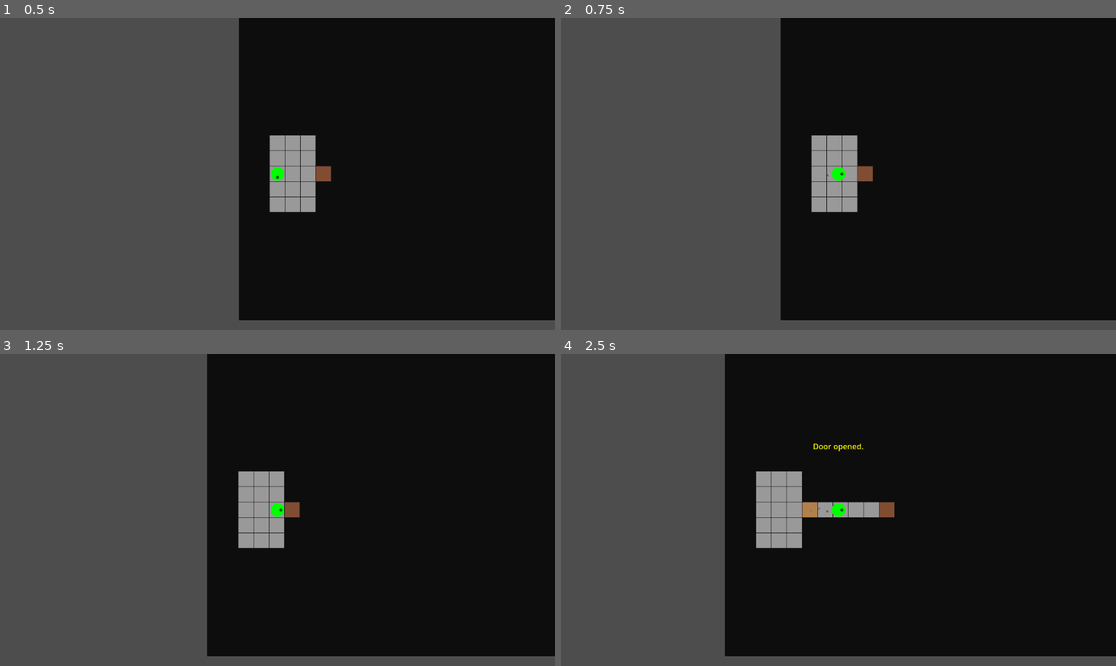
Above: before the commit, frames 1-4 (two rows, left to right).
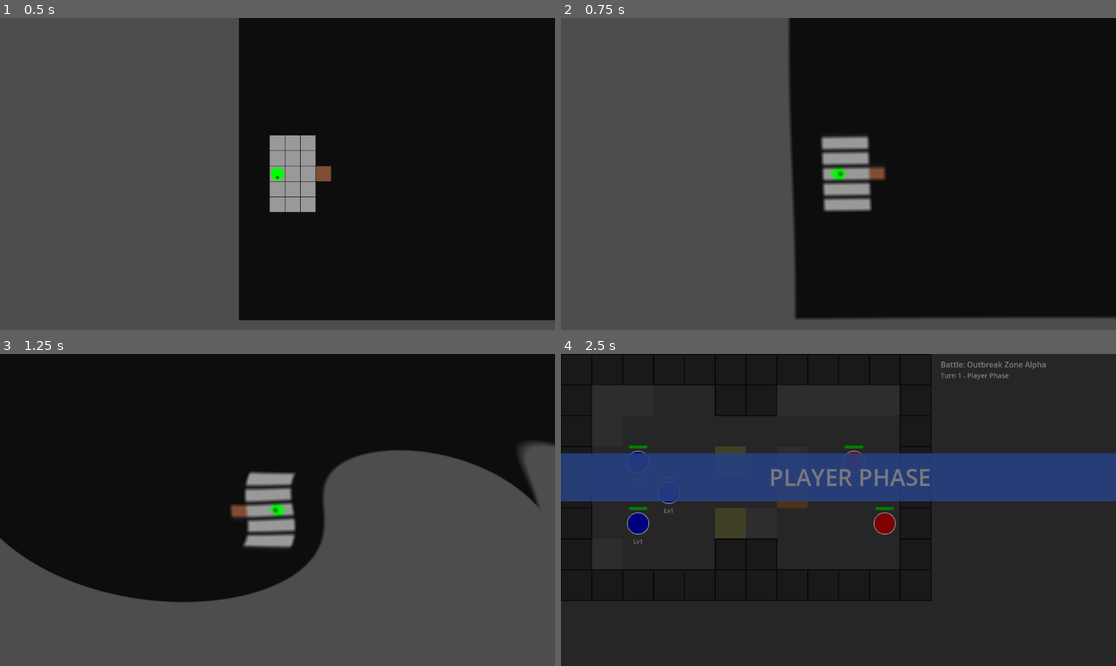
Above: after the commit, the same moments.

Repository: thoersch/SurhoriaTactica
Game: Godot game, scene res://scenes/WorldScene.tscn
Same seed, same stepped clock (60 frames per second), same inputs: the game is played once before the commit and once after it.
Inputs (mouse positions are in pixels of both pictures, inside the frame that each line leads up to):
- Up to frame 1 (0.5 s): no input
- Up to frame 2 (0.75 s): tap Enter (ui_accept) at 0.5 s; move the mouse to (960, 158) at 0.52 s; hold Right (ui_right) from 0.53 s (still down); tap Space at 0.6 s; click (960, 158) at 0.67 s
- Up to frame 3 (1.25 s): keep holding Right (ui_right); tap Enter (ui_accept) at 0.77 s
- Up to frame 4 (2.5 s): release Right (ui_right) at 1.25 s; drag from (727, 525) to (810, 572) at 1.27 s; tap Enter (ui_accept) at 2 s; move the mouse to (894, 441) at 2.02 s; hold Right (ui_right) from 2.03 s (still down); tap 1 at 2.1 s; click (894, 441) at 2.17 s; tap Space at 2.3 s

Frame 1 is identical in both runs. In frame 2, 4.5% of the frame differs, in the area x 39-100%, y 0-97%; in frame 3, 60%; in frame 4, 88%, in the area x 0-100%, y 0-100%.
Error after the commit: Parse Error: Class "BattleItemUI" hides a global script class. (res://scripts/battle/BattleItemUI.gd:2)

Commit message:
adds audio and better scene transitions

Diff:
--- a/project.godot
+++ b/project.godot
@@ -18,6 +18,8 @@
 [autoload]
 
 GameManager="*res://scripts/world/GameManager.gd"
+AudioManager="*res://scripts/AudioManager.gd"
+TransitionManager="*res://scripts/world/TransitionManager.gd"
 
 [rendering]
 
--- /dev/null
+++ b/scripts/AudioManager.gd
@@ -0,0 +1,188 @@
+extends Node
+
+var ambient_player: AudioStreamPlayer
+var music_player: AudioStreamPlayer
+var sfx_player: AudioStreamPlayer
+var footstep_player: AudioStreamPlayer
+
+var current_ambient: String = ""
+var current_music: String = ""
+var is_in_battle: bool = false
+
+const AUDIO_PATHS = {
+	"ambient_world": "res://audio/ambient/world_ambient.ogg",
+	"music_battle": "res://audio/music/battle_theme.ogg",
+	"door_open": "res://audio/sfx/door_open.ogg",
+	"door_locked": "res://audio/sfx/door_locked.ogg",
+	"door_unlock": "res://audio/sfx/door_unlock.ogg",
+	"stairs": "res://audio/sfx/stairs.ogg",
+	"footstep": "res://audio/sfx/footstep.ogg",
+	"item_pickup": "res://audio/sfx/item_pickup.ogg",
+	"battle_start": "res://audio/sfx/battle_start.ogg"
+}
+
+var ambient_volume: float = 0.5
+var music_volume: float = 0.7
+var sfx_volume: float = 0.8
+
+func _ready():
+	ambient_player = AudioStreamPlayer.new()
+	ambient_player.name = "AmbientPlayer"
+	ambient_player.bus = "Master"
+	add_child(ambient_player)
+
+	music_player = AudioStreamPlayer.new()
+	music_player.name = "MusicPlayer"
+	music_player.bus = "Master"
+	add_child(music_player)
+
+	sfx_player = AudioStreamPlayer.new()
+	sfx_player.name = "SFXPlayer"
+	sfx_player.bus = "Master"
+	add_child(sfx_player)
+
+	footstep_player = AudioStreamPlayer.new()
+	footstep_player.name = "FootstepPlayer"
+	footstep_player.bus = "Master"
+	add_child(footstep_player)
+
+	update_volumes()
+
+func update_volumes():
+	ambient_player.volume_db = linear_to_db(ambient_volume)
+	music_player.volume_db = linear_to_db(music_volume)
+	sfx_player.volume_db = linear_to_db(sfx_volume)
+	footstep_player.volume_db = linear_to_db(sfx_volume * 0.8)
+
+func play_ambient(ambient_name: String, fade_duration: float = 2.0):
+	if current_ambient == ambient_name and ambient_player.playing:
+		return
+
+	if ambient_player.playing:
+		await fade_out_ambient(fade_duration / 2.0)
+
+	var audio_path = AUDIO_PATHS.get(ambient_name, "")
+	if audio_path == "":
+		push_warning("Ambient sound not found: " + ambient_name)
+		return
+
+	if not FileAccess.file_exists(audio_path):
+		print("Audio file not found (will be added later): " + audio_path)
+		return
+
+	var stream = load(audio_path)
+	if stream:
+		ambient_player.stream = stream
+		ambient_player.volume_db = linear_to_db(0.0)
+		ambient_player.play()
+		current_ambient = ambient_name
+		await fade_in_ambient(fade_duration / 2.0)
+
+func stop_ambient(fade_duration: float = 2.0):
+	if ambient_player.playing:
+		await fade_out_ambient(fade_duration)
+		current_ambient = ""
+
+func fade_in_ambient(duration: float):
+	var tween = create_tween()
+	var target_db = linear_to_db(clamp(ambient_volume, 0.0001, 1.0))
+	tween.tween_property(ambient_player, "volume_db", target_db, duration)
+	await tween.finished
+
+func fade_out_ambient(duration: float):
+	var tween = create_tween()
+	tween.tween_property(ambient_player, "volume_db", -80.0, duration)
+	await tween.finished
+	ambient_player.stop()
+
+func play_music(music_name: String, fade_duration: float = 1.5):
+	if current_music == music_name and music_player.playing:
+		return
+
+	if music_player.playing:
+		await fade_out_music(fade_duration / 2.0)
+
+	var audio_path = AUDIO_PATHS.get(music_name, "")
+	if audio_path == "":
+		push_warning("Music not found: " + music_name)
+		return
+
+	if not FileAccess.file_exists(audio_path):
+		print("Audio file not found (will be added later): " + audio_path)
+		return
+
+	var stream = load(audio_path)
+	if stream:
+		music_player.stream = stream
+		music_player.volume_db = linear_to_db(0.0)
+		music_player.play()
+		current_music = music_name
+		await fade_in_music(fade_duration / 2.0)
+
+func stop_music(fade_duration: float = 1.5):
+	if music_player.playing:
+		await fade_out_music(fade_duration)
+		current_music = ""
+
+func fade_in_music(duration: float):
+	var tween = create_tween()
+	var target_db = linear_to_db(clamp(music_volume, 0.0001, 1.0))
+	tween.tween_property(music_player, "volume_db", target_db, duration)
+	await tween.finished
+
+func fade_out_music(duration: float):
+	var tween = create_tween()
+	tween.tween_property(music_player, "volume_db", -80.0, duration)
+	await tween.finished
+	music_player.stop()
+
+func play_sfx(sfx_name: String, volume_multiplier: float = 1.0):
+	var audio_path = AUDIO_PATHS.get(sfx_name, "")
+	if audio_path == "":
+		push_warning("SFX not found: " + sfx_name)
+		return
+
+	if not FileAccess.file_exists(audio_path):
+		print("Audio file not found (will be added later): " + audio_path)
+		return
+
+	var stream = load(audio_path)
+	if stream:
+		sfx_player.stream = stream
+		sfx_player.volume_db = linear_to_db(sfx_volume * volume_multiplier)
+		sfx_player.play()
+
+func play_footstep():
+	if footstep_player.playing:
+		return
+
+	var audio_path = AUDIO_PATHS.get("footstep", "")
+	if audio_path == "" or not FileAccess.file_exists(audio_path):
+		return
+
+	var stream = load(audio_path)
+	if stream:
+		footstep_player.stream = stream
+		footstep_player.pitch_scale = randf_range(0.9, 1.1)
+		footstep_player.play()
+
+func enter_world():
+	is_in_battle = false
+	await stop_music(1.0)
+	play_ambient("ambient_world")
+
+func enter_battle():
+	is_in_battle = true
+	await stop_ambient(1.0)
+	play_music("music_battle")
+	play_sfx("battle_start")
+
+func exit_battle():
+	is_in_battle = false
+	await stop_music(1.0)
+	play_ambient("ambient_world")
+
+func linear_to_db(linear: float) -> float:
+	if linear <= 0.0001:  # Use small threshold instead of exact 0
+		return -80.0
+	return 20.0 * log(linear) / log(10.0)
--- a/scripts/Battle/Main.gd
+++ b/scripts/Battle/Main.gd
@@ -10,6 +10,12 @@
 	game_state.battle_loaded.connect(_on_battle_loaded)
 	game_state.battle_won.connect(_on_battle_won)
 	game_state.battle_lost.connect(_on_battle_lost)
+
+	AudioManager.enter_battle()
+
+	await get_tree().create_timer(0.5).timeout
+	TransitionManager.fade_out_black(1.5)
+	await TransitionManager.transition_complete
 
 func _input(event):
 	if game_state.battle_item_ui and game_state.battle_item_ui.visible:
@@ -46,6 +52,9 @@
 	# Wait a moment so player can see victory
 	await get_tree().create_timer(2.0).timeout
 
+	TransitionManager.fade_to_black(1.0)
+	await TransitionManager.transition_complete
+
 	# Return to world
 	if has_node("/root/GameManager"):
 		get_node("/root/GameManager").return_to_world()
@@ -57,6 +66,9 @@
 func _on_battle_lost():
 	await get_tree().create_timer(2.0).timeout
 
+	TransitionManager.fade_to_black(1.0)
+	await TransitionManager.transition_halfway
+
 	if has_node("/root/GameManager"):
 		get_node("/root/GameManager").return_to_world()
 	else:
--- /dev/null
+++ b/scripts/world/TransitionManager.gd
@@ -0,0 +1,180 @@
+extends CanvasLayer
+
+var transition_rect: TextureRect
+var shader_material: ShaderMaterial
+var is_transitioning: bool = false
+
+signal transition_halfway
+signal transition_complete
+
+func _ready():
+	layer = 100
+
+	# Use TextureRect for shader
+	transition_rect = TextureRect.new()
+	transition_rect.set_anchors_preset(Control.PRESET_FULL_RECT)
+	transition_rect.mouse_filter = Control.MOUSE_FILTER_IGNORE
+	transition_rect.expand_mode = TextureRect.EXPAND_IGNORE_SIZE
+	transition_rect.stretch_mode = TextureRect.STRETCH_KEEP_ASPECT_COVERED
+	add_child(transition_rect)
+
+	var shader = load("res://shaders/swirl_transition.gdshader")
+	if shader:
+		shader_material = ShaderMaterial.new()
+		shader_material.shader = shader
+		shader_material.set_shader_parameter("progress", 0.0)
+		shader_material.set_shader_parameter("swirl_strength", 5.0)
+		shader_material.set_shader_parameter("center", Vector2(0.5, 0.5))
+		shader_material.set_shader_parameter("radius", 1.0)
+		transition_rect.material = shader_material
+
+	transition_rect.visible = false
+
+func _capture_screen():
+	var viewport = get_viewport()
+	var img = viewport.get_texture().get_image()
+	return ImageTexture.create_from_image(img)
+
+func swirl_to_black(duration: float = 1.0, swirl_amount: float = 5.0):
+	if is_transitioning:
+		return
+
+	is_transitioning = true
+
+	await RenderingServer.frame_post_draw
+	var screen_tex = _capture_screen()
+	transition_rect.texture = screen_tex
+
+	transition_rect.visible = true
+
+	if shader_material:
+		shader_material.set_shader_parameter("progress", 0.0)
+		shader_material.set_shader_parameter("swirl_strength", swirl_amount)
+
+	var tween = create_tween()
+	tween.set_ease(Tween.EASE_IN_OUT)
+	tween.set_trans(Tween.TRANS_CUBIC)
+
+	if shader_material:
+		tween.tween_method(func(value):
+			shader_material.set_shader_parameter("progress", value),
+			0.0, 1.0, duration)
+
+	await get_tree().create_timer(duration * 0.5).timeout
+	transition_halfway.emit()
+
+	await tween.finished
+
+	# Leave visible and black - but clear transitioning flag
+	is_transitioning = false
+	transition_complete.emit()
+
+func set_swirl_center(screen_position: Vector2):
+	if shader_material:
+		shader_material.set_shader_parameter("center", screen_position)
+
+func hide_black():
+	"""Simply hide the black overlay instantly"""
+	transition_rect.visible = false
+	transition_rect.texture = null
+	is_transitioning = false
+
+func fade_to_black(duration: float = 0.5):
+	"""Simple fade to black using ColorRect"""
+	if is_transitioning:
+		return
+
+	is_transitioning = true
+
+	# Create a simple black ColorRect for fading
+	var fade_rect = ColorRect.new()
+	fade_rect.set_anchors_preset(Control.PRESET_FULL_RECT)
+	fade_rect.mouse_filter = Control.MOUSE_FILTER_IGNORE
+	fade_rect.color = Color.BLACK
+	fade_rect.color.a = 0.0
+	add_child(fade_rect)
+
+	var tween = create_tween()
+	tween.set_ease(Tween.EASE_IN_OUT)
+	tween.set_trans(Tween.TRANS_CUBIC)
+	tween.tween_property(fade_rect, "color:a", 1.0, duration)
+
+	await get_tree().create_timer(duration * 0.5).timeout
+	transition_halfway.emit()
+
+	await tween.finished
+
+	# Keep the black rect visible, store reference for fade_from_black
+	fade_rect.name = "FadeRect"
+	is_transitioning = false
+	transition_complete.emit()
+
+func fade_from_black(duration: float = 0.5):
+	"""Fade from black back to visible"""
+	if is_transitioning:
+		return
+
+	is_transitioning = true
+
+	# Find the fade rect (should exist from fade_to_black)
+	var fade_rect = get_node_or_null("FadeRect")
+	if not fade_rect:
+		# Create one if it doesn't exist
+		fade_rect = ColorRect.new()
+		fade_rect.set_anchors_preset(Control.PRESET_FULL_RECT)
+		fade_rect.mouse_filter = Control.MOUSE_FILTER_IGNORE
+		fade_rect.color = Color.BLACK
+		fade_rect.name = "FadeRect"
+		add_child(fade_rect)
+
+	# Make sure it's fully opaque
+	fade_rect.color.a = 1.0
+
+	var tween = create_tween()
+	tween.set_ease(Tween.EASE_IN_OUT)
+	tween.set_trans(Tween.TRANS_CUBIC)
+	tween.tween_property(fade_rect, "color:a", 0.0, duration)
+
+	await tween.finished
+
+	# Clean up
+	fade_rect.queue_free()
+	is_transitioning = false
+	transition_complete.emit()
+
+func fade_out_black(duration: float = 1.0):
+	"""Fade the black overlay to transparent"""
+	print("fade_out_black called")
+
+	# Don't check is_transitioning - we want to override any previous transition
+	is_transitioning = true
+
+	# Hide the swirled texture overlay first
+	transition_rect.visible = false
+
+	# Create a solid black ColorRect to fade out
+	var fade_rect = ColorRect.new()
+	fade_rect.set_anchors_preset(Control.PRESET_FULL_RECT)
+	fade_rect.mouse_filter = Control.MOUSE_FILTER_IGNORE
+	fade_rect.color = Color.BLACK
+	fade_rect.color.a = 1.0  # Start fully opaque
+	add_child(fade_rect)
+
+	# Wait a frame to ensure scene has rendered behind it
+	await get_tree().process_frame
+
+	print("  Starting fade tween...")
+	var tween = create_tween()
+	tween.set_ease(Tween.EASE_IN_OUT)
+	tween.set_trans(Tween.TRANS_CUBIC)
+	tween.tween_property(fade_rect, "color:a", 0.0, duration)
+
+	await tween.finished
+	print("  Fade complete")
+
+	# Clean up
+	fade_rect.queue_free()
+	transition_rect.texture = null
+	transition_rect.modulate = Color.WHITE
+	is_transitioning = false
+	transition_complete.emit()
--- a/scripts/world/WorldPlayer.gd
+++ b/scripts/world/WorldPlayer.gd
@@ -14,6 +14,8 @@
 var tile_size: int = 32
 var facing_direction: Vector2 = Vector2(0, 1)  # Default facing down
 
+var footstep_timer: float = 0.0
+const footstep_interval: float = 0.4
 var footstep_trail: Array = []  # Array of {position: Vector2, alpha: float}
 var footstep_distance: float = 15.0  # Distance between footsteps
 var last_footstep_pos: Vector2 = Vector2.ZERO
@@ -49,10 +51,17 @@
 
 	var distance = position.distance_to(last_footstep_pos)
 	if distance >= footstep_distance:
-		print("Creating footstep at distance: ", distance)
 		add_footstep(position)
 		last_footstep_pos = position
 		queue_redraw()
+
+	if direction.length() > 0:  # When player is moving
+		if footstep_timer <= 0:
+			AudioManager.play_footstep()
+			footstep_timer = footstep_interval
+
+	if footstep_timer > 0:
+		footstep_timer -= delta
 
 	# Move the character
 	velocity = direction * speed
--- a/scripts/world/WorldScene.gd
+++ b/scripts/world/WorldScene.gd
@@ -10,6 +10,7 @@
 # UI for messages
 var message_label: Label
 var message_layer: CanvasLayer
+var message_timer: SceneTreeTimer = null
 var inventory_ui: InventoryUI
 var container_ui: ContainerUI
 var document_ui: DocumentUI
@@ -107,6 +108,13 @@
 		player.battle_triggered.connect(_on_battle_triggered)
 		player.interaction_requested.connect(_on_interaction_requested)
 
+	AudioManager.enter_world()
+
+	if has_node("/root/GameManager"):
+		var pending = GameManager.get_pending_battle()
+		if pending != "":
+			TransitionManager.fade_from_black(1.0)
+
 func setup_message_ui():
 	# Create a CanvasLayer so messages are always in screen space
 	message_layer = CanvasLayer.new()
@@ -162,6 +170,9 @@
 	document_layer.add_child(document_ui)
 
 func _input(event):
+	if event is InputEventKey and event.pressed and event.keycode == KEY_SPACE:
+		_on_battle_triggered()
+
 	# Toggle inventory with Tab or I key
 	if event.is_action_pressed("ui_cancel") or (event is InputEventKey and event.pressed and event.keycode == KEY_TAB):
 		if inventory_ui:
@@ -190,6 +201,13 @@
 		world_state.save_to_file()
 
 func show_message(text: String, duration: float = 3.0):
+	if not message_label:
+		return
+
+	# Cancel previous timer if it exists
+	if message_timer != null:
+		message_timer.timeout.disconnect(_hide_message)
+
 	message_label.text = text
 	message_label.visible = true
 
@@ -200,10 +218,14 @@
 	message_label.position = Vector2(viewport_size.x / 2 - 200, viewport_size.y * 0.25)
 	message_label.size = Vector2(400, 60)
 
-	# Hide after duration
-	await get_tree().create_timer(duration).timeout
+	# Create new timer
+	message_timer = get_tree().create_timer(duration)
+	message_timer.timeout.connect(_hide_message)
+
+func _hide_message():
 	if message_label:
 		message_label.visible = false
+	message_timer = null
 
 func load_map(map_id: String, preserve_state: bool = false):
 	world_state.current_map_id = map_id
@@ -699,12 +721,13 @@
 	var door_data = get_door_data(tile_pos)
 	var required_key = door_data.get("required_key", "")
 
+	# Case 1: No key required - just open it
 	if required_key == "":
-		# No key required, open it
 		world_state.mark_door_open(tile_pos, true)
+		AudioManager.play_sfx("door_open")
 		show_message("Door opened.")
 
-		# Explore the newly accessible area on BOTH sides of the door
+		# Explore newly accessible area
 		var tiles = current_map_data.get("tiles", [])
 		var directions = [Vector2(1, 0), Vector2(-1, 0), Vector2(0, 1), Vector2(0, -1)]
 		for dir in directions:
@@ -715,14 +738,15 @@
 		queue_redraw()
 		return
 
-	# Door requires a key
-	if world_state.inventory.has_key(required_key):
-		# Player has the key!
+	# Case 2: Door requires a key
+	# Check if door is already unlocked (but not open)
+	if world_state.is_door_unlocked(tile_pos):
+		# Door is unlocked, now open it
 		world_state.mark_door_open(tile_pos, true)
-		var key_name = get_key_name(required_key)
-		show_message("Used the " + key_name + ".")
-
-		# Explore the newly accessible area on BOTH sides of the door
+		AudioManager.play_sfx("door_open")
+		show_message("Door opened.")
+
+		# Explore newly accessible area
 		var tiles = current_map_data.get("tiles", [])
 		var directions = [Vector2(1, 0), Vector2(-1, 0), Vector2(0, 1), Vector2(0, -1)]
 		for dir in directions:
@@ -731,9 +755,22 @@
 
 		create_collision()
 		queue_redraw()
+		return
+
+	# Case 3: Door is locked - check if player has key
+	if world_state.inventory.has_key(required_key):
+		# Player has the key - unlock the door (but don't open it yet)
+		world_state.mark_door_unlocked(tile_pos, true)
+		AudioManager.play_sfx("door_unlock")
+		var key_name = get_key_name(required_key)
+		show_message("Unlocked with " + key_name + ".")
+
+		# Note: Door stays closed, player needs to interact again to open
+		queue_redraw()
 	else:
-		# Player doesn't have the key
-		var lock_hint = door_data.get("lock_hint", "")
+		# Player doesn't have the key - door is locked
+		AudioManager.play_sfx("door_locked")
+		var lock_hint = door_data.get("lock_hint", "The door is locked.")
 		show_message(lock_hint, 4.0)
 
 func get_door_data(tile_pos: Vector2) -> Dictionary:
@@ -759,7 +796,21 @@
 		var trans_pos = Vector2(transition.position.x, transition.position.y)
 		if trans_pos == tile_pos:
 			print("Using stairs to: ", transition.target_map)
+
+			# Play stairs sound effect
+			AudioManager.play_sfx("stairs")
+
+			# Fade to black transition
+			TransitionManager.fade_to_black(0.8)
+			await TransitionManager.transition_complete
+
+			# Change maps
 			transition_to_map(transition.target_map, transition.target_position)
+
+			# Fade back in
+			await get_tree().create_timer(2).timeout
+			TransitionManager.fade_from_black(0.8)
+
 			return
 
 func transition_to_map(target_map: String, target_position: Dictionary):
@@ -789,6 +840,10 @@
 
 func _on_battle_triggered():
 	print("Transitioning to battle...")
+	AudioManager.play_sfx("battle_start")
+	TransitionManager.swirl_to_black(1.2, 6.0)
+	await TransitionManager.transition_halfway
+
 	var battle_id = get_current_zone_battle()
 	transition_to_battle(battle_id)
 
--- a/scripts/world/WorldState.gd
+++ b/scripts/world/WorldState.gd
@@ -5,6 +5,7 @@
 var current_map_id: String = "facility_floor1"
 var player_position: Vector2 = Vector2.ZERO
 var door_states: Dictionary = {}
+var door_unlocked_states: Dictionary = {}
 var interactable_states: Dictionary = {}  # Track state of interactables by ID
 var explored_tiles: Dictionary = {}
 var collected_items: Array = []
@@ -81,6 +82,7 @@
 			"y": player_position.y
 		},
 		"door_states": door_states,
+		"door_unlocked_states": door_unlocked_states,
 		"interactable_states": interactable_states,
 		"collected_items": collected_items,
 		"killed_enemies": killed_enemies,
@@ -97,6 +99,7 @@
 	player_position = Vector2(pos.x, pos.y)
 
 	door_states = data.get("door_states", {})
+	door_unlocked_states = data.get("door_unlocked_states", {})
 	interactable_states = data.get("interactable_states", {})
 	collected_items = data.get("collected_items", [])
 	killed_enemies = data.get("killed_enemies", [])
@@ -153,6 +156,14 @@
 func is_door_open(position: Vector2) -> bool:
 	var key = vector_to_key(position)
 	return door_states.get(key, false)
+
+func mark_door_unlocked(position: Vector2, is_unlocked: bool):
+	var key = vector_to_key(position)
+	door_unlocked_states[key] = is_unlocked
+
+func is_door_unlocked(position: Vector2) -> bool:
+	var key = vector_to_key(position)
+	return door_unlocked_states.get(key, false)
 
 func collect_item(item_id: String):
 	if not collected_items.has(item_id):
--- /dev/null
+++ b/shaders/swirl_transition.gdshader
@@ -0,0 +1,37 @@
+shader_type canvas_item;
+
+// Swirl transition parameters
+uniform float progress : hint_range(0.0, 1.0) = 0.0;
+uniform float swirl_strength : hint_range(0.0, 10.0) = 5.0;
+uniform vec2 center = vec2(0.5, 0.5);
+uniform float radius : hint_range(0.0, 2.0) = 1.0;
+
+void fragment() {
+    vec2 uv = UV;
+    vec2 dir = uv - center;
+    float dist = length(dir);
+
+    // Calculate swirl amount based on distance and progress
+    float swirl_amount = swirl_strength * progress * (1.0 - smoothstep(0.0, radius, dist));
+
+    // Rotate UV coordinates
+    float angle = swirl_amount;
+    float s = sin(angle);
+    float c = cos(angle);
+
+    vec2 rotated = vec2(
+        dir.x * c - dir.y * s,
+        dir.x * s + dir.y * c
+    );
+
+    vec2 new_uv = center + rotated;
+
+    // Sample texture with swirled coordinates
+    vec4 color = texture(TEXTURE, new_uv);
+
+    // Fade to black as transition progresses
+    float fade = smoothstep(0.7, 1.0, progress);
+    color.rgb = mix(color.rgb, vec3(0.0), fade);
+
+    COLOR = color;
+}
Not shown, added: audio/ambient/world_ambient.ogg.import
Not shown, added: audio/music/battle_theme.ogg.import
Not shown, added: audio/sfx/battle_start.ogg.import
Not shown, added: audio/sfx/door_locked.ogg.import
Not shown, added: audio/sfx/door_open.ogg.import
Not shown, added: audio/sfx/door_unlock.ogg.import
Not shown, added: audio/sfx/footstep.ogg.import
Not shown, added: audio/sfx/locked_door.ogg.import
Not shown, added: audio/sfx/stairs.ogg.import
Not shown, added: scripts/AudioManager.gd.uid
Not shown, added: scripts/world/TransitionManager.gd.uid
Not shown, added: shaders/swirl_transition.gdshader.uid
(and 8 more such lines)
